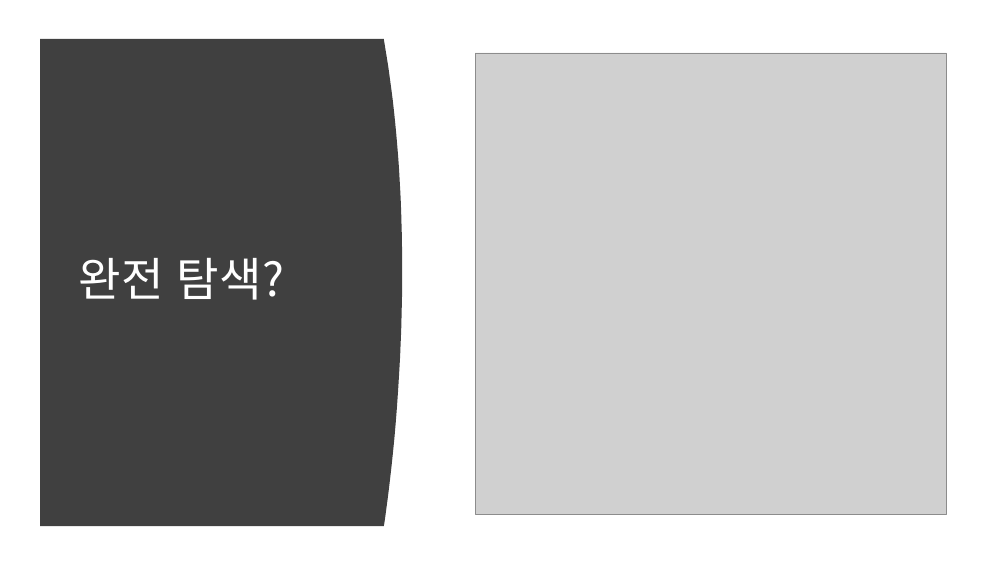
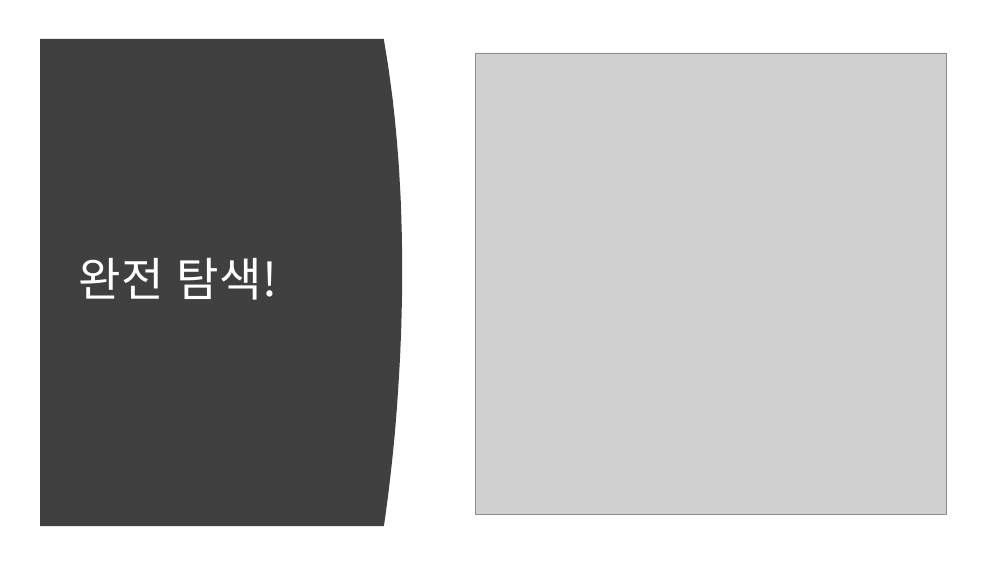
Before and after one commit to sunminky/algorythmStudy, a slide deck: slide 10 of 11주차/깊이너비탐색이랑완전탐색이랑이진탐색.pptx. Drawn at 1008x567 pixels with LibreOffice and Linux fonts; fonts in the diff are those of the drawing; grey boxes stand for pictures. Boxes give left, top, right and bottom in pixels: in the first picture for what was removed or moved away, otherwise in the second. Text is boxed around its words. In the diff, an @@ line names an element or a change of style, - is before the commit and + after.

Commit message:
11주차

```diff
--- a/11주차/깊이너비탐색이랑완전탐색이랑이진탐색.pptx
+++ b/11주차/깊이너비탐색이랑완전탐색이랑이진탐색.pptx
@@ title at (x1=79, y1=258, x2=277, y2=300): text changed @@
-완전 탐색?
+완전 탐색!
```
